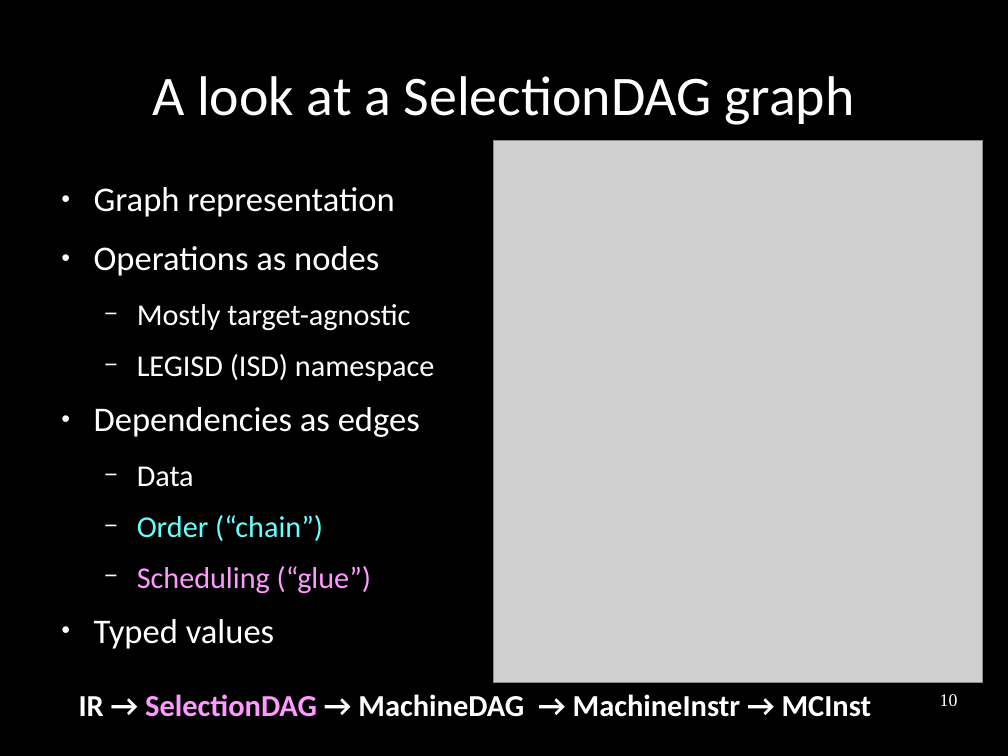
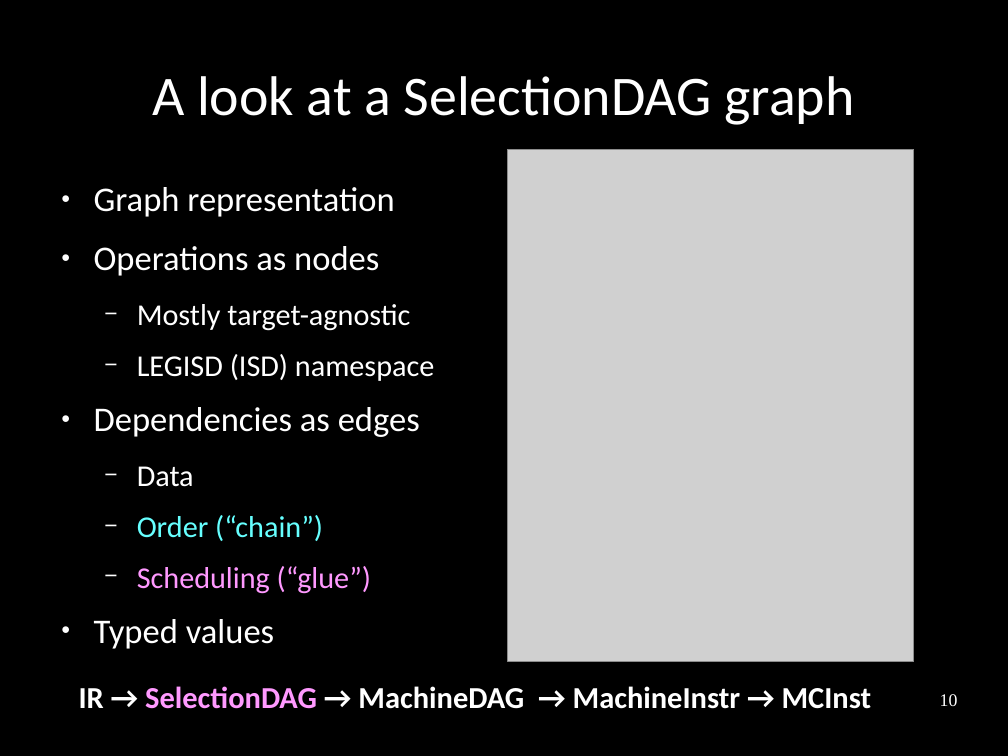
Before and after one commit to frasercrmck/llvm-leg, a slide deck: slide 10 of docs/Codeplay/Slides.odp. Drawn at 1008x756 pixels with LibreOffice and Linux fonts; fonts in the diff are those of the drawing; grey boxes stand for pictures. Boxes give left, top, right and bottom in pixels: in the first picture for what was removed or moved away, otherwise in the second. Text is boxed around its words. In the diff, an @@ line names an element or a change of style, - is before the commit and + after.

```diff
--- a/docs/Codeplay/Slides.odp
+++ b/docs/Codeplay/Slides.odp
@@ picture: place and size @@
-picture at bbox=[493, 141, 982, 682]
+picture at bbox=[508, 149, 914, 661]
@@ text "IR → SelectionDAG → MachineDAG ...": place and size @@
-text "IR → SelectionDAG → MachineDAG ..." at bbox=[79, 694, 872, 717]
+text "IR → SelectionDAG → MachineDAG ..." at bbox=[79, 686, 872, 709]
```
Also in this commit, not shown: 6 other slides changed, 2 other files.
